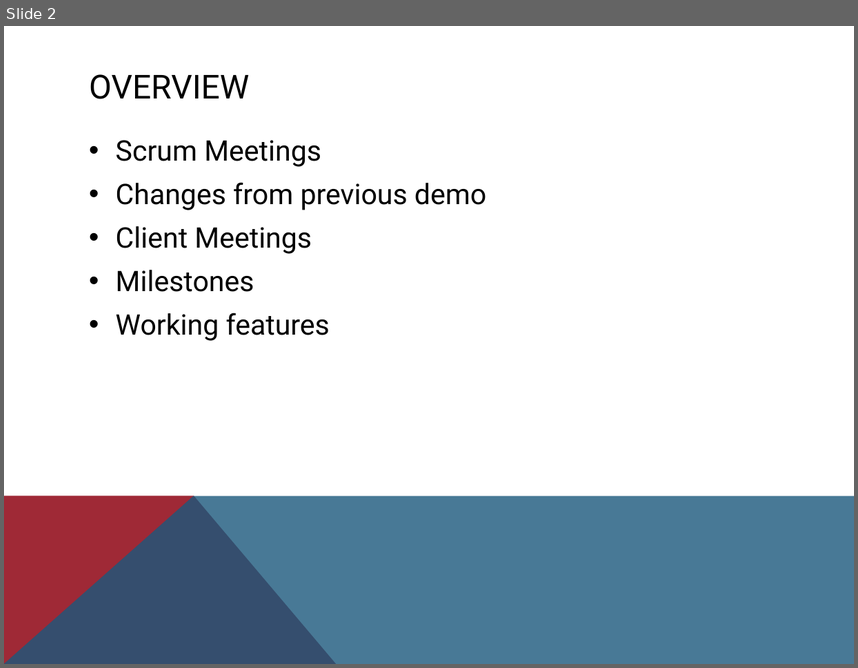
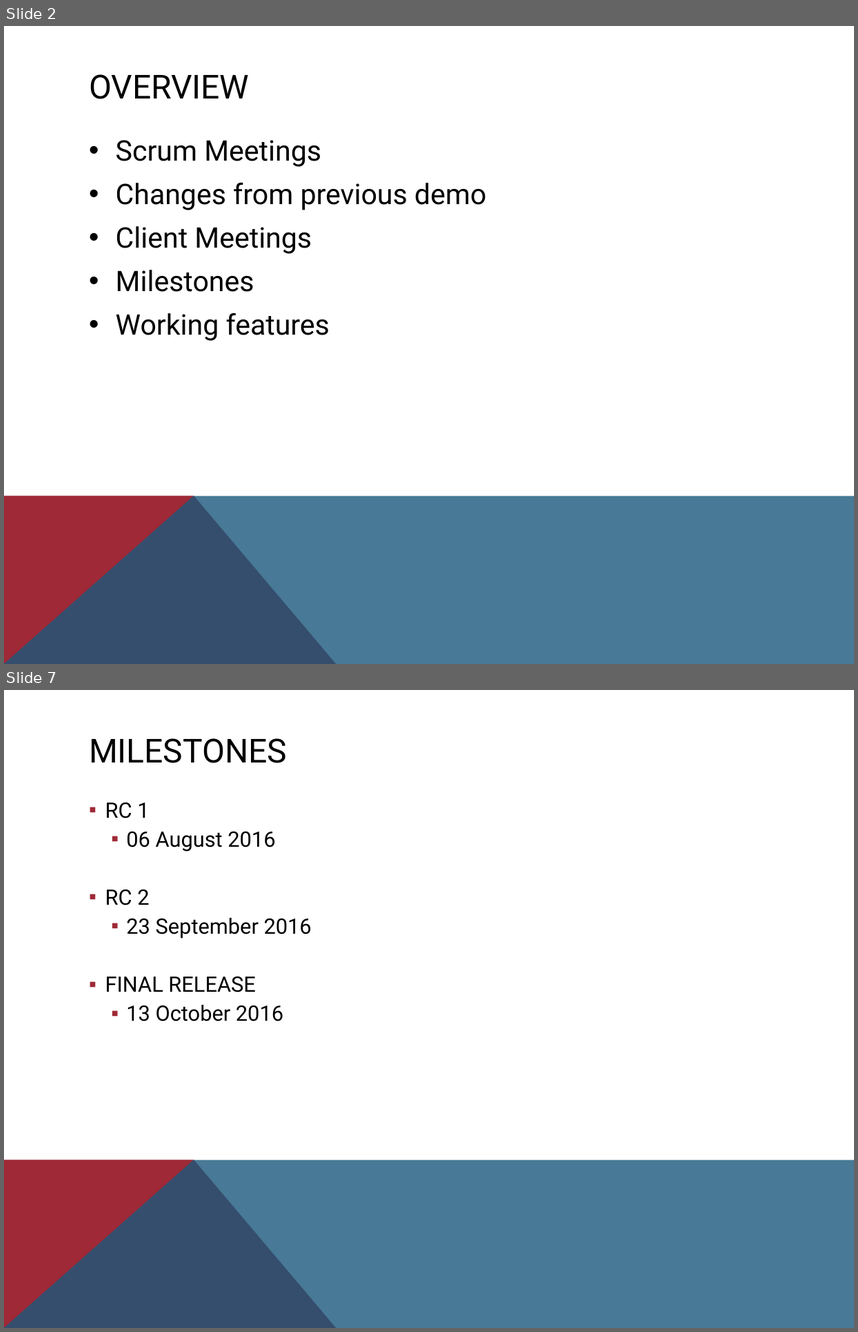
Before and after one commit to Coeus2016/GeospatialDataProcessorVisualiser_documentation, a slide deck: demos/Demo 2 - COEUS.pptx. Shown one above the other, each under a label of ours: slide 2 before the commit, slides 2 and 7 after it; the slides between them are not shown. The pictures are 858x668 and 858x1332 pixels, drawn with LibreOffice and Linux fonts; fonts in the diff are those of the drawing. Boxes give left, top, right and bottom in pixels: in the first picture for what was removed or moved away, otherwise in the second. Text is boxed around its words. In the diff, an @@ line names an element or a change of style, - is before the commit and + after.

```diff
--- a/demos/Demo 2 - COEUS.pptx
+++ b/demos/Demo 2 - COEUS.pptx
@@ slide 7 added at (4, 690, 854, 1328), background #FFFFFF; not listed: 2 template elements that a slide beside it also shows @@
@@ title added at (89, 738, 287, 763), 28 pt, text #000000 @@
+MILESTONES
@@ text added at (105, 802, 312, 1021), 18 pt, text #000000 @@
+  ▪ RC 1
+    ▪ 06 August 2016
+  ▪ RC 2
+    ▪ 23 September 2016
+  ▪ FINAL RELEASE
+    ▪ 13 October 2016
```
Also in this commit, not shown: 5 other slides added.
